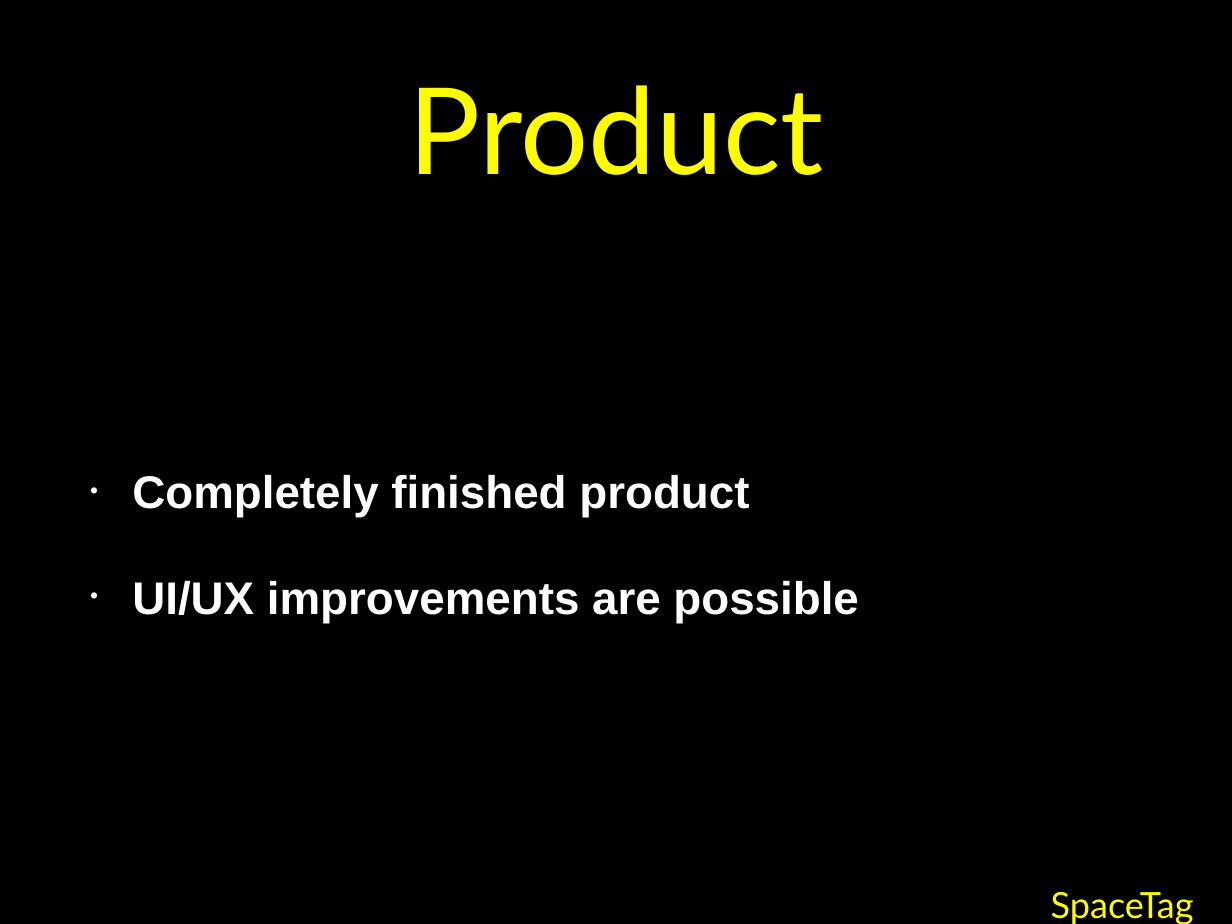
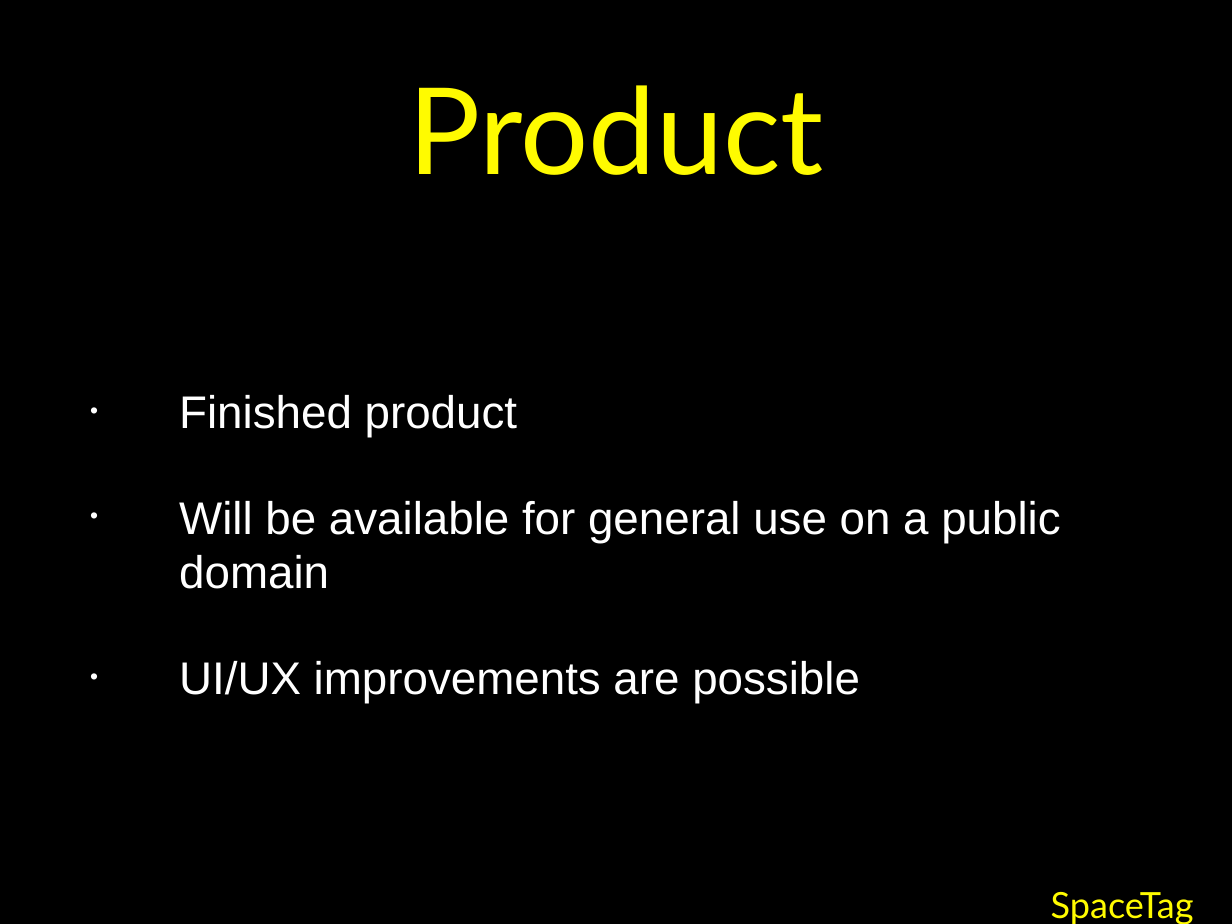
Before and after one commit to jonroberts/nasaMining, a slide deck: slide 8 of SpaceTag.pptx (slide 4 before the commit). Drawn at 1232x924 pixels with LibreOffice and Linux fonts; fonts in the diff are those of the drawing. Boxes give left, top, right and bottom in pixels: in the first picture for what was removed or moved away, otherwise in the second. Text is boxed around its words. In the diff, an @@ line names an element or a change of style, - is before the commit and + after.

```diff
--- a/SpaceTag.pptx
+++ b/SpaceTag.pptx
@@ text at (179,395,1060,589): text changed; bold off @@
-• Completely finished product
+• Finished product
+• Will be available for general use on a public domain
@@ text at (179,661,860,703): bold off in "UI/UX improvements are possible"; indent changed @@
```
Also in this commit, not shown: 3 other slides changed, 4 slides added, 37 other files.
